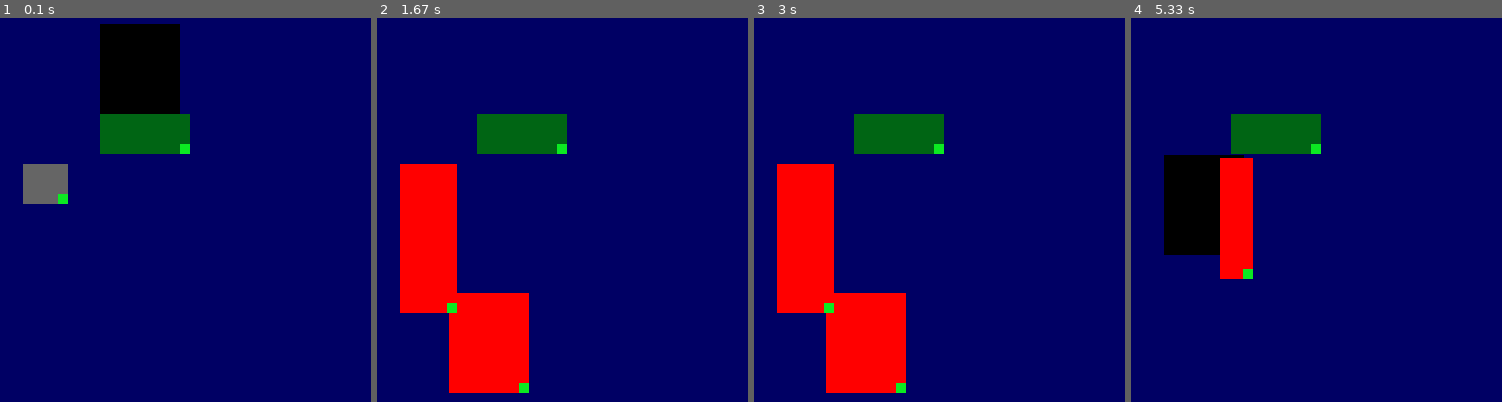
Above: before the commit, frames 1-4 (left to right).
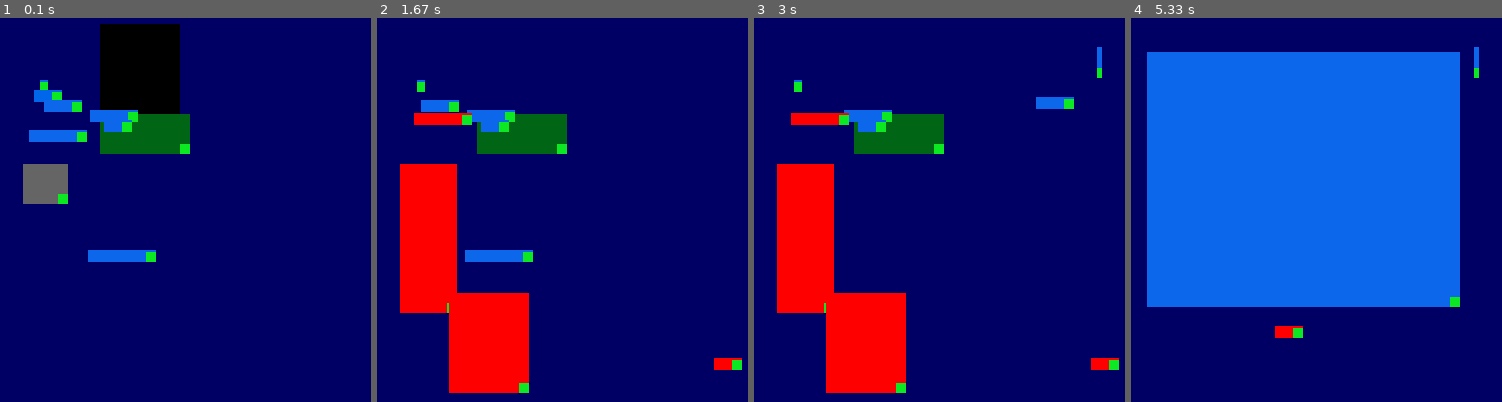
Above: after the commit, the same moments.

Repository: ArtyomVerner/PyGame-learning-Verner
Game: pygame game, started from bars.py
Same seed, same stepped clock (60 frames per second), same inputs: the game is played once before the commit and once after it.
Inputs (mouse positions are in pixels of both pictures, inside the frame that each line leads up to):
- Up to frame 1 (0.1 s): no input
- Up to frame 2 (1.67 s): press the mouse at (440, 198) at 0.37 s; move the mouse to (447, 252) at 0.47 s; release the mouse at (451, 309) at 0.6 s; press the mouse at (436, 137) at 0.7 s; move the mouse to (440, 125) at 0.8 s; release the mouse at (443, 117) at 0.93 s; press the mouse at (425, 94) at 1.03 s; move the mouse to (577, 229) at 1.13 s; release the mouse at (729, 363) at 1.27 s; press the mouse at (517, 75) at 1.37 s; move the mouse to (503, 206) at 1.47 s; release the mouse at (488, 344) at 1.6 s
- Up to frame 3 (3 s): press the mouse at (906, 256) at 1.7 s; move the mouse to (872, 267) at 1.8 s; release the mouse at (843, 275) at 1.93 s; press the mouse at (846, 263) at 2.03 s; move the mouse to (972, 163) at 2.13 s; release the mouse at (1102, 60) at 2.27 s; press the mouse at (817, 106) at 2.37 s; move the mouse to (902, 210) at 2.47 s; release the mouse at (987, 313) at 2.6 s; press the mouse at (987, 313) at 2.7 s; move the mouse to (1021, 206) at 2.8 s; release the mouse at (1054, 102) at 2.93 s
- Up to frame 4 (5.33 s): press the mouse at (1483, 363) at 3.03 s; move the mouse to (1420, 275) at 3.13 s; release the mouse at (1361, 190) at 3.27 s; press the mouse at (1182, 236) at 3.37 s; move the mouse to (1216, 236) at 3.47 s; release the mouse at (1249, 233) at 3.6 s; press the mouse at (1361, 190) at 3.7 s; move the mouse to (1323, 259) at 3.8 s; release the mouse at (1290, 332) at 3.93 s; press the mouse at (1220, 121) at 4.03 s; move the mouse to (1201, 186) at 4.13 s; release the mouse at (1186, 256) at 4.27 s; press the mouse at (1242, 344) at 4.37 s; move the mouse to (1223, 275) at 4.47 s; release the mouse at (1205, 206) at 4.6 s; press the mouse at (1175, 87) at 4.7 s; move the mouse to (1327, 206) at 4.8 s; release the mouse at (1479, 329) at 4.93 s; press the mouse at (1271, 302) at 5.03 s; move the mouse to (1260, 286) at 5.13 s; release the mouse at (1249, 275) at 5.27 s

The runs differ from the first frame. In frame 1, 2.2% of the frame differs, in the area x 7-43%, y 16-64%; in frame 2, 2.3%; in frame 3, 1.8%; in frame 4, 56%, in the area x 4-94%, y 7-84%.

Commit message:
Выполнено задание 10

Diff:
--- a/bars.py
+++ b/bars.py
@@ -1,6 +1,6 @@
 import pygame, os, sys
 class Block():#Класс Блок
-    def __init__(self, cords, width, height, color,copyColor):
+    def __init__(self, cords, width, height, color,):
         """
         Метод конструктор
         """
@@ -12,7 +12,7 @@
         self.color=color
         self.second_color = (255,0,0)
         self.draw()
-        self.originalColor=copyColor
+        self.originalColor=color
         self.drag=False
         self.deformation=False
 
@@ -76,6 +76,7 @@
             # self.drag_and_drop(e)
             elif self.collidePoint(e.pos):
                 self.drag = True
+                return self
 
 
 
@@ -109,7 +110,7 @@
         self.draw()
         if self.w <= 10:
             self.w=10
-        if self.h <= 10:
+        elif self.h <= 10:
             self.h=10
 
 
@@ -125,10 +126,17 @@
 """
 Содание объектов
 """
-first=Block((100, 10), 80, 100, (0,0,0), (0,0,0))
-second=Block((100, 100), 90, 40, (0,101,20), (0,101,20))
-third=Block((23, 150), 45, 40, (101,101,101),(101,101,101))
-
+first=Block((100, 10), 80, 100, (0,0,0), )
+second=Block((100, 100), 90, 40, (0,101,20))
+third=Block((23, 150), 45, 40, (101,101,101))
+fourth=Block((40, 66,), 8, 12, (12, 103, 234))
+fifth=Block((34, 76,), 28, 12, (1, 103, 234))
+sixth=Block((44, 86,), 38, 12, (12, 103, 234))
+seventh=Block((90, 96,), 48, 12, (12, 103, 234))
+eighth=Block((104, 106,), 28, 12, (12, 103, 234))
+ninth=Block((29, 116,), 58, 12, (12, 103, 234))
+tenth=Block((88, 236,), 68, 12, (12, 103, 234))
+objects = [first, second, third, fourth, fifth, sixth, seventh, eighth, ninth, tenth]
 while True:  #главный цикл программы
     for e in pygame.event.get(): #цикл обработки очереди событий окна
         if e.type == pygame.KEYDOWN:
@@ -138,31 +146,30 @@
             sys.exit()
 
         if e.type == pygame.MOUSEBUTTONDOWN:
-            # print(e)
-            first.events(e)
-            second.events(e)
-            third.events(e)
+            for el in objects:
+                if el.events(e):
+                    print("click on", el)
+                    helper=el
+                    objects.remove(el)
+                    objects.append(el)
+                    break
 
 
         if e.type == pygame.MOUSEBUTTONUP:
-            first.events(e)
-            second.events(e)
-            third.events(e)
+            for el in objects:
+                el.events(e)
+
 
         if e.type == pygame.MOUSEMOTION:
+            for el in objects:
+                el.events(e)
 
-            first.events(e)
-            second.events(e)
-            third.events(e)
-            # print(e)
-            # print(first.moveON(e.rel,))
             pass
         """
         Отображение объектов
         """
 
     display.fill((0,0,100))
-    first.render(display)
-    second.render(display)
-    third.render(display)
+    for el in objects:
+        el.render(display)
     pygame.display.flip()
